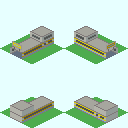
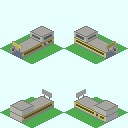
Two versions of the same layered image (w=128, h=128). Layer-by-layer changes:
painted on "Subway_Station_Gateway_Single_S.png" over [42, 89, 86, 99]
